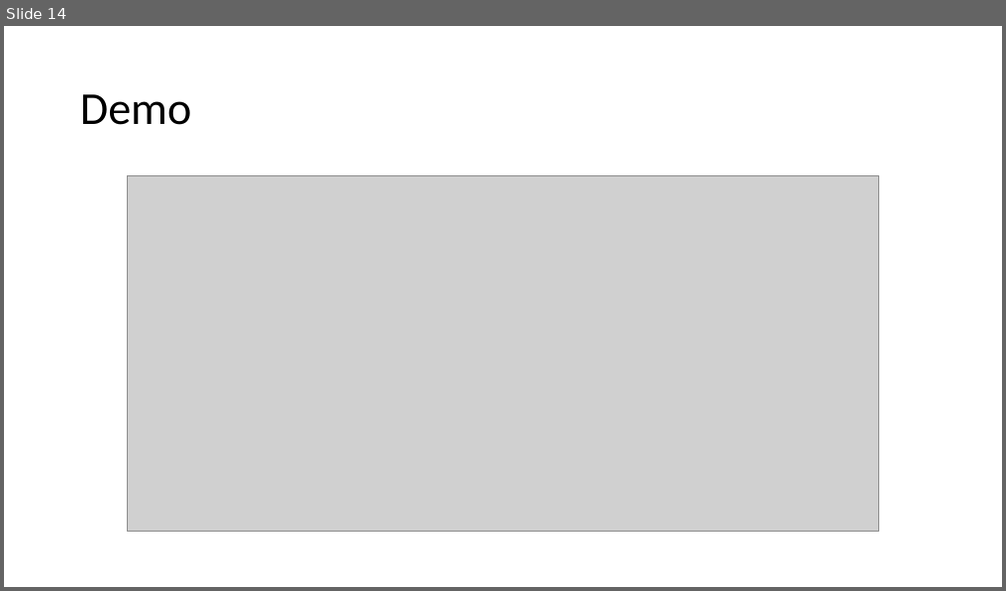
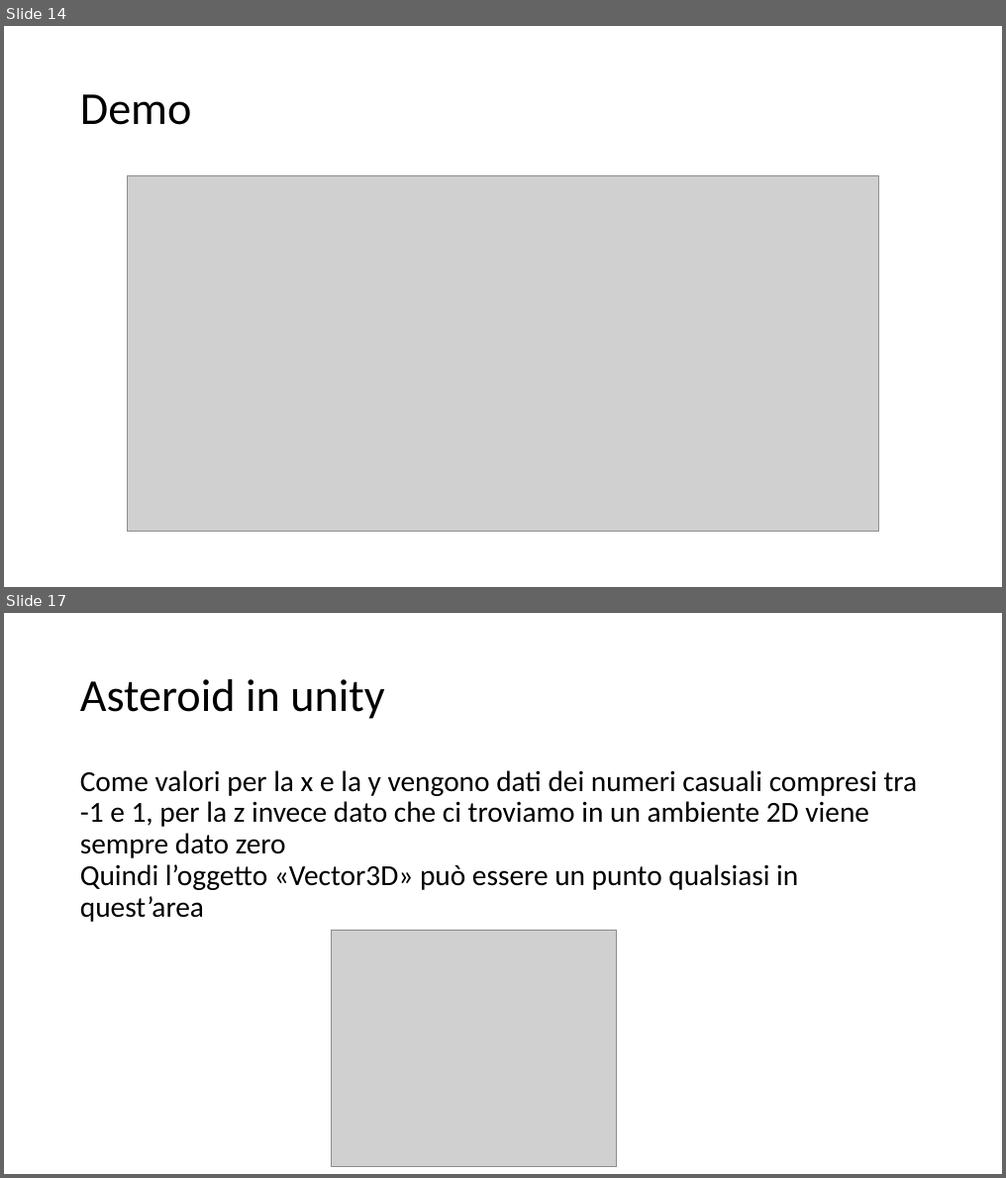
Before and after one commit to Lucio8493/Don-tDie, a slide deck: Progetto sistemi.pptx. Shown one above the other, each under a label of ours: slide 14 before the commit, slides 14 and 17 after it; the slides between them are not shown. The pictures are 1006x591 and 1006x1178 pixels, drawn with LibreOffice and Linux fonts; fonts in the diff are those of the drawing; grey boxes stand for pictures. Boxes give left, top, right and bottom in pixels: in the first picture for what was removed or moved away, otherwise in the second. Text is boxed around its words. In the diff, an @@ line names an element or a change of style, - is before the commit and + after.

Commit message:
Modificato il file "Progetto sistemi" aggiungendo la parte riguardante unity

```diff
--- a/Progetto sistemi.pptx
+++ b/Progetto sistemi.pptx
@@ slide 17 added at [4, 613, 1002, 1174], background #FFFFFF @@
@@ title added at [80, 679, 384, 719], 44 pt, text #000000 @@
+Asteroid in unity
@@ text added at [80, 770, 918, 922], 28 pt, text #000000 @@
+Come valori per la x e la y vengono dati dei numeri casuali compresi tra -1 e 1, per la z invece dato che ci troviamo in un ambiente 2D viene sempre dato zero
+Quindi l’oggetto «Vector3D» può essere un punto qualsiasi in quest’area
@@ picture added at [331, 930, 617, 1167] @@
```
Also in this commit, not shown: 11 slides changed, 9 other slides added, 5 other files.
